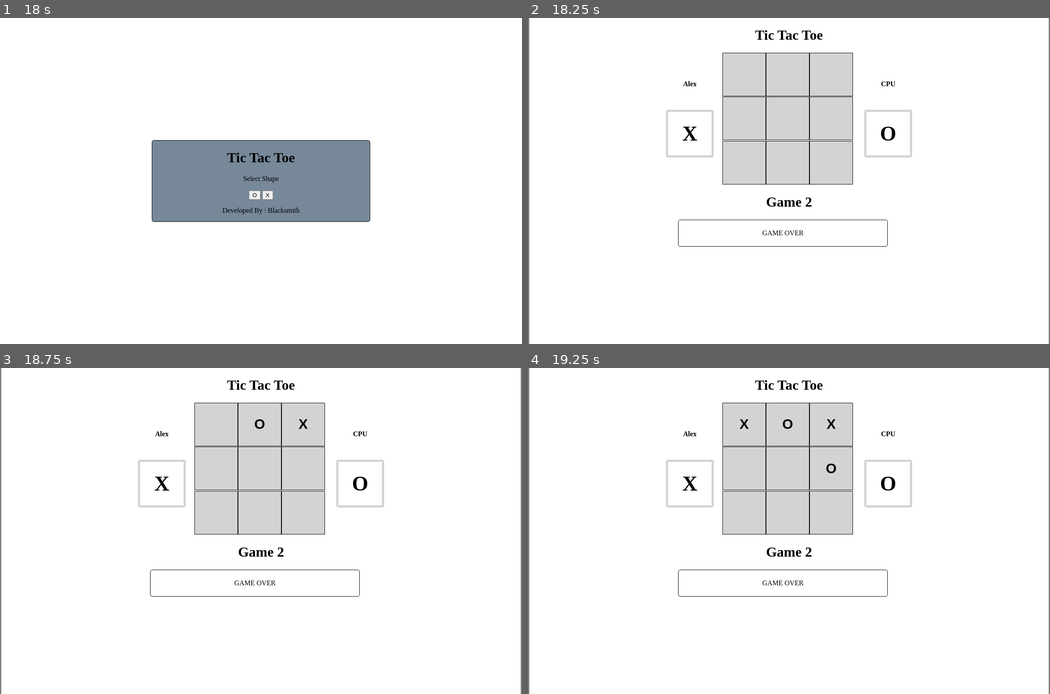
Above: before the commit, frames 1-4 (two rows, left to right).
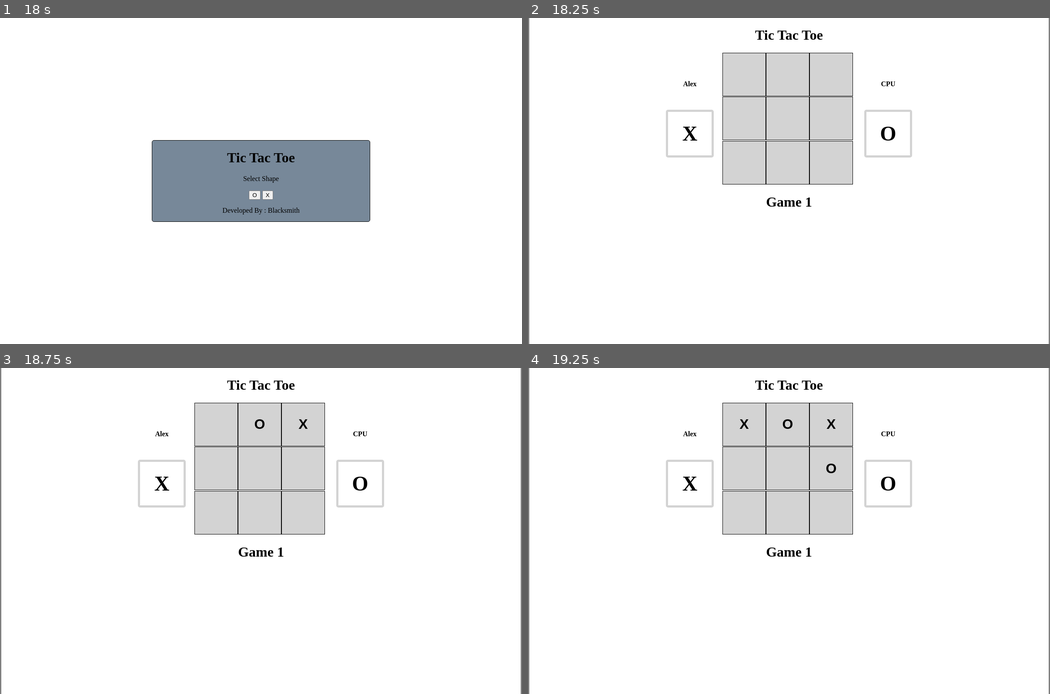
Above: after the commit, the same moments.

Repository: blacksmithofficial/tic_tac_toe_JS
Game: browser game, page index.html
Same seed, same stepped clock (60 frames per second), same inputs: the game is played once before the commit and once after it.
Inputs (mouse positions are in pixels of both pictures, inside the frame that each line leads up to):
- Up to frame 1 (18 s): click "Start Game" at 0.27 s; click (261, 184) at 0.52 s; type "Alex" at 0.52 s; click "Continue" at 0.77 s; click "O" at 1.17 s; click (261, 161) at 1.67 s; click "X" at 2.17 s; click (214, 73) at 2.67 s; click "O" at 3.17 s; click (302, 119) at 3.67 s; click "X" at 4.17 s; click (261, 119) at 4.67 s; click "X" at 5.17 s; click "X" at 5.67 s; click "O" at 6.17 s; click "O" at 6.67 s; click "O" at 7.17 s; click (302, 161) at 7.67 s; click "Yes" at 8.17 s; click (214, 161) at 8.67 s; click (261, 73) at 9.17 s; click "X" at 9.67 s; click "O" at 10.17 s; click (214, 119) at 10.67 s; click "O" at 11.17 s; click "O" at 11.67 s; click "X" at 12.17 s; click (302, 161) at 12.67 s; click "O" at 13.17 s; click "X" at 13.67 s; click "X" at 14.17 s; click "X" at 14.67 s; click "O" at 15.17 s; click "O" at 15.67 s; click "X" at 16.17 s; click (261, 161) at 16.67 s; click "No" at 17.17 s; click "Start Game" at 17.67 s; click "Continue" at 17.77 s
- Up to frame 2 (18.25 s): click "X" at 18.17 s
- Up to frame 3 (18.75 s): click (302, 423) at 18.67 s
- Up to frame 4 (19.25 s): click (742, 423) at 19.17 s

Frame 1 is identical in both runs. In frame 2, 0.2% of the frame differs, in the area x 28-69%, y 55-71%; in frame 3, 0.2%; in frame 4, 0.2%.

Commit message:
[11.13.2026] Game Count Bug Fix

Diff:
--- a/index.js
+++ b/index.js
@@ -95,14 +95,16 @@
 no.addEventListener("click", () => {
     // [ Clear Board ]
     clear_board(grid_boxes);
-    game_count = 0;
+    game_count = 1;
 
     end_menu.style.display = "none";
+    endgame_display.style.display = "none";
     game_board.style.display = "none";
     start_menu.style.display = "block";
     mode_select.style.display = "block";
     set_username.style.display = "none";
     shape_select.style.display = "none";
+    game_display.innerHTML = `Game ${game_count}`;
 })
 
 
@@ -155,6 +157,11 @@
     let sequences = [ first_column, second_column, third_column,
                       first_row, second_row, third_row,
                       first_diagonal, second_diagonal ];
+    let full_count = 0;
+    // [ Conditional ]
+    if(full_count === sequences.length){
+        reset();
+    }
     sequences.forEach((sequence) => {
         sequence = convert(sequence);
         // [ Condition ] : Streak Match
@@ -162,10 +169,12 @@
             console.log(" !! Streak Detected !! ");
             streak_detected = true;
 
-            endgame_display.style.display = "flex";
-            endgame_display.innerHTML = "GAME OVER";
             reset();
         }
+        if(sequence.length === 3){
+            full_count++;
+        }
+
     });
 }
 
@@ -196,10 +205,8 @@
     // [ Trigger ] : Prompt
     end_menu.style.display = "block";
     end_menu.style.position = "absolute";
-
-    // [ Condition ] : Continue
-
-    // [ Condition ] : Exit
+    endgame_display.style.display = "flex";
+    endgame_display.innerHTML = "GAME OVER";
 }
 function update_grid(grid_box){
     grid_box.addEventListener("click", () => {
